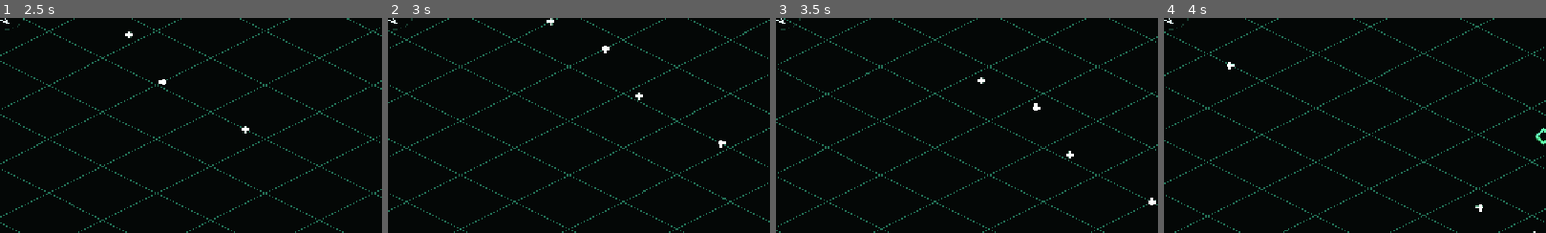
Above: before the commit, frames 1-4 (left to right).
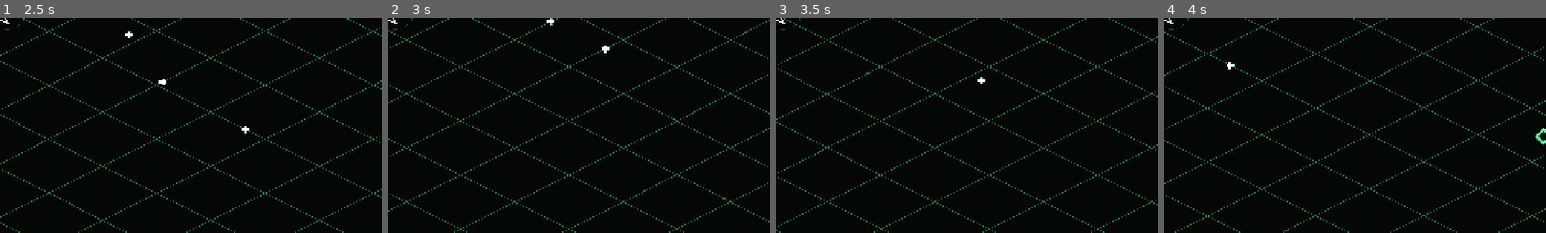
Above: after the commit, the same moments.

Repository: seanperkins/rootkit-game
Game: Godot game, scene res://scenes/main.tscn
The game is run twice, just before and just after one commit, with the same random seed, the same clock (stepped at 60 frames per second) and the same inputs.
Inputs:
- Up to frame 1 (2.5 s): click "./intrude --subnet 01 [ENTER]" at 0.5 s; tap Enter at 1.25, 1.35 s; hold D 1.28-2.03 s; hold S from 2.03 s (still down); tap Keypad Enter at 2.1 s
- Up to frame 2 (3 s): release S at 2.78 s; hold D from 2.78 s (still down); tap R at 2.85 s
- Up to frame 3 (3.5 s): keep holding D
- Up to frame 4 (4 s): release D at 3.53 s; hold W from 3.53 s (still down); tap Enter at 3.6 s
The pictures show only the part of the screen within x 50-100%, y 50-100%; the shares and areas given below are measured in that part.

Frame 1 is identical in both runs. In frame 2, less than 0.1% of the frame differs, in the area x 64-89%, y 34-61%; in frame 3, 0.1%, in the area x 67-100%, y 39-88%; in frame 4, less than 0.1%.

Commit message:
feat: packet travel distance replaces the player-relative cull
_proj_dist_left is now the only lifetime bound on a projectile. The old
1600-unit test measured distance FROM THE PLAYER, so fleeing at a legal buffed
clock_speed could cull a max-reach packet early and make reach silently inert
exactly when you run away. Max travel is 832px, so projectiles live shorter than
before, not longer.

Travel expiry marks a projectile dead in step 2, which is the first time a dead
projectile can reach _step6_detect — hence the new state guard there. Both
manual seeding sites initialise the array; a resized PackedFloat32Array gives
0.0, which would expire every stress projectile and quietly lighten the gate.

test_travel.gd counts its own assertions: a GDScript runtime error aborts the
enclosing function without failing the suite, so a file whose checks never run
reports PASS while testing nothing — the same blindness that hid save_game:168.

Diff:
--- a/scripts/run/run.gd
+++ b/scripts/run/run.gd
@@ -126,6 +126,12 @@
 var _proj_owner: PackedInt32Array
 var _proj_pierce: PackedInt32Array
 var _proj_last: PackedInt32Array
+## Remaining flight distance. This is the ONLY lifetime bound on a projectile.
+## The old player-relative 1600-unit cull is gone: it was measured FROM THE
+## PLAYER, so fleeing at a legal buffed clock_speed could cull a max-reach packet
+## early and make reach silently inert exactly when you run away. Max travel is
+## 832px, so projectiles now live shorter than they used to, not longer.
+var _proj_dist_left: PackedFloat32Array
 var _worm_id: PackedInt32Array
 var _worm_seg: PackedInt32Array
 var _worm_trail := {}          # worm id -> PackedVector2Array ring buffer
@@ -176,6 +182,7 @@
 	_proj_owner = PackedInt32Array(); _proj_owner.resize(MAX_PROJECTILES)
 	_proj_pierce = PackedInt32Array(); _proj_pierce.resize(MAX_PROJECTILES)
 	_proj_last = PackedInt32Array(); _proj_last.resize(MAX_PROJECTILES)
+	_proj_dist_left = PackedFloat32Array(); _proj_dist_left.resize(MAX_PROJECTILES)
 	_worm_id = PackedInt32Array(); _worm_id.resize(MAX_ENEMIES)
 	_worm_seg = PackedInt32Array(); _worm_seg.resize(MAX_ENEMIES)
 	_order = PackedInt32Array(); _order.resize(MAX_ENEMIES)
@@ -397,6 +404,13 @@
 		enemies.vel[i] = (enemies.pos[i] - prev) / maxf(dt, 0.0001)
 	for i in projectiles.count:
 		projectiles.pos[i] += projectiles.vel[i] * dt
+		# Population stores no scalar speed, so the step is the velocity's
+		# length: one sqrt per live projectile per tick, bounded by
+		# MAX_PROJECTILES. This is the first thing that can mark a projectile
+		# dead in step 2, which is why _step6_detect needs its state guard.
+		_proj_dist_left[i] -= projectiles.vel[i].length() * dt
+		if _proj_dist_left[i] <= 0.0:
+			projectiles.state[i] = Population.DEAD
 	for i in botnet.count:
 		_botnet_life[i] -= dt
 	_age_fx(dt)
@@ -564,6 +578,7 @@
 				_proj_owner[pi] = ei
 				_proj_pierce[pi] = r.pierce
 				_proj_last[pi] = -1
+				_proj_dist_left[pi] = maxf(r.travel, 1.0)
 
 func _hit(ei: int, r: ResolvedExploit, target: int) -> void:
 	if target < 0 or target >= enemies.count:
@@ -589,6 +604,11 @@
 	# test re-hits the same enemy every tick it overlaps, so damage would scale
 	# INVERSELY with projectile speed and pierce would have no meaning.
 	for i in projectiles.count:
+		# Travel expiry marks projectiles dead back in step 2, so a dead one can
+		# reach this loop — it could not before, and without this guard it still
+		# lands a hit on its expiry tick.
+		if projectiles.state[i] != Population.ALIVE:
+			continue
 		var n := grid.query_radius_into(projectiles.pos[i],
 			PROJECTILE_RADIUS + ENEMY_RADIUS, _buf, Grid.M_ENEMY)
 		for k in mini(n, _buf.size()):
@@ -769,9 +789,7 @@
 			i += 1
 	i = 0
 	while i < projectiles.count:
-		var p := projectiles.pos[i]
-		if projectiles.state[i] != Population.ALIVE \
-				or p.distance_squared_to(player_pos) > 1600.0 * 1600.0:
+		if projectiles.state[i] != Population.ALIVE:
 			# Population.despawn swap-removes the tail into slot i, so every
 			# parallel array must move with it. Omitting this let a surviving
 			# projectile inherit a dead one's owner exploit (wrong damage and
@@ -780,6 +798,7 @@
 			_proj_owner[i] = _proj_owner[last]
 			_proj_pierce[i] = _proj_pierce[last]
 			_proj_last[i] = _proj_last[last]
+			_proj_dist_left[i] = _proj_dist_left[last]
 			projectiles.despawn(i)
 		else:
 			i += 1
--- a/tests/perf_milestone0.gd
+++ b/tests/perf_milestone0.gd
@@ -181,6 +181,10 @@
 			run._proj_owner[pi] = 0
 			run._proj_pierce[pi] = 9999
 			run._proj_last[pi] = -1
+			# A resized PackedFloat32Array gives 0.0, which would expire every
+			# stress projectile on its first integration pass and silently make
+			# this gate measure a much lighter workload.
+			run._proj_dist_left[pi] = 99999.0
 	while run.shards.count < run.MAX_SHARDS:
 		var a3 := rng.randf() * TAU
 		run.shards.spawn(run.player_pos + Vector2(cos(a3), sin(a3)) * rng.randf_range(300.0, 900.0),
--- /dev/null
+++ b/tests/test_travel.gd
@@ -0,0 +1,167 @@
+extends SceneTree
+
+## travel is the ONLY lifetime bound on a projectile. The old 1600-unit test was
+## measured from the PLAYER, so a fleeing player could push a legal max-reach
+## packet past it and make reach silently inert exactly when you run away.
+## Keeping both bounds is what broke an earlier revision of the design.
+
+const DT := 1.0 / 60.0
+
+## Every assertion this file is supposed to make. A GDScript runtime error aborts
+## the enclosing function without failing the suite, so a file whose _check calls
+## never execute reports PASS while testing nothing — the exact blindness that
+## hid the save_game.gd:168 bug. Counting the checks makes that loud.
+const EXPECTED_CHECKS := 8
+
+var failures := 0
+var checks := 0
+
+func _initialize() -> void:
+	SaveGame.use_test_paths()
+	SaveGame.use_fresh_state()
+	print("ROOTKIT — packet travel\n")
+	await process_frame
+	travel_outranges_acquisition()
+	await expires_at_travel_distance()
+	await player_distance_no_longer_culls()
+	await expired_projectile_lands_no_hit()
+	await swap_remove_carries_distance()
+	print("")
+	if checks != EXPECTED_CHECKS:
+		print("  FAIL — ran %d checks, expected %d (a function aborted early)"
+			% [checks, EXPECTED_CHECKS])
+		failures += 1
+	if failures == 0: print("  PASS — all cases")
+	else: print("  FAIL — %d assertion(s)" % failures)
+	quit(1 if failures > 0 else 0)
+
+func _check(label: String, got, want) -> void:
+	checks += 1
+	if got == want or (got is float and want is float and abs(got - want) < 1e-5):
+		print("  ok    %s" % label)
+	else:
+		print("  FAIL  %s — got %s, want %s" % [label, got, want])
+		failures += 1
+
+func _bare_run() -> Node2D:
+	var run: Node2D = load("res://scenes/run.tscn").instantiate()
+	root.add_child(run)
+	await process_frame
+	run.input_override = Vector2.ZERO
+	run.director.elapsed = 999.0
+	run.director.boss_spawned = true
+	while run.enemies.count > 0:
+		run.enemies.despawn(run.enemies.count - 1)
+	while run.projectiles.count > 0:
+		run.projectiles.despawn(run.projectiles.count - 1)
+	# Silence the starting exploit. A PACKET with no target still spawns, aimed
+	# at Vector2.RIGHT, so a run left armed keeps replenishing the pool and any
+	# "how long did this projectile live" measurement never terminates.
+	run.loadout.exploits.clear()
+	run._recompile()
+	return run
+
+## Packets acquire targets within VIEW_RANGE, so a travel shorter than that would
+## make them fall short of targets they are allowed to shoot at — the inert-stat
+## bug in a new place.
+func travel_outranges_acquisition() -> void:
+	var t := ModuleTable.by_id()
+	var ex := Exploit.new()
+	ex.place(t[&"packet"]); ex.place(t[&"interval"])
+	var r := Compiler.build(ex)
+	_check("base travel outranges target acquisition", r.travel > 620.0, true)
+	_check("max travel stays well under the old 1600 bound",
+		Compiler.build(ex, {&"reach": 1.30}).travel < 1600.0, true)
+
+## The projectile dies at its travel distance and not before.
+func expires_at_travel_distance() -> void:
+	var run := await _bare_run()
+	var t := ModuleTable.by_id()
+	var ex := Exploit.new()
+	ex.place(t[&"packet"]); ex.place(t[&"interval"])
+	var r := Compiler.build(ex)
+	var expected_ticks: int = int(r.travel / r.projectile_speed / DT)
+
+	var pi: int = run.projectiles.spawn(run.player_pos,
+		Vector2.RIGHT * r.projectile_speed, 1.0, run.PROJECTILE_RADIUS, 0)
+	run._proj_owner[pi] = 0
+	run._proj_pierce[pi] = 0
+	run._proj_last[pi] = -1
+	run._proj_dist_left[pi] = r.travel
+
+	var lived := 0
+	for tick in expected_ticks * 3:
+		run._physics_process(DT)
+		if run.projectiles.count == 0:
+			break
+		lived += 1
+	_check("packet survives most of its travel", lived > expected_ticks - 5, true)
+	_check("packet does not outlive its travel", lived < expected_ticks + 5, true)
+	run.queue_free()
+	await process_frame
+
+## The decisive test for the cull replacement: teleport the player far beyond the
+## old 1600-unit bound and the projectile must survive, because distance from the
+## player is no longer what kills it.
+func player_distance_no_longer_culls() -> void:
+	var run := await _bare_run()
+	var pi: int = run.projectiles.spawn(run.player_pos, Vector2.RIGHT * 420.0,
+		1.0, run.PROJECTILE_RADIUS, 0)
+	run._proj_owner[pi] = 0
+	run._proj_pierce[pi] = 0
+	run._proj_last[pi] = -1
+	run._proj_dist_left[pi] = 640.0
+
+	run.player_pos += Vector2(3000.0, 0.0)
+	run._physics_process(DT)
+	_check("distance from the player no longer culls a projectile",
+		run.projectiles.count, 1)
+	run.queue_free()
+	await process_frame
+
+## Travel expiry marks a projectile dead in step 2, so a dead projectile reaches
+## _step6_detect for the first time. Without the state guard it still lands a hit
+## on its expiry tick.
+func expired_projectile_lands_no_hit() -> void:
+	var run := await _bare_run()
+	var target: int = run.enemies.spawn(run.player_pos + Vector2(200.0, 0.0),
+		Vector2.ZERO, 99999.0, run.ENEMY_RADIUS, 0)
+	var hp_before: float = run.enemies.integrity[target]
+
+	# Stranded exactly on top of the enemy with nothing left to fly.
+	var pi: int = run.projectiles.spawn(run.enemies.pos[target], Vector2.ZERO,
+		1.0, run.PROJECTILE_RADIUS, 0)
+	run._proj_owner[pi] = 0
+	run._proj_pierce[pi] = 9999
+	run._proj_last[pi] = -1
+	run._proj_dist_left[pi] = 0.0
+
+	run._physics_process(DT)
+	_check("an expired projectile lands no hit",
+		run.enemies.integrity[target] >= hp_before, true)
+	run.queue_free()
+	await process_frame
+
+## Population.despawn swap-removes the tail into slot i, so every parallel array
+## must move with it. The codebase already lost this bug once for _proj_owner.
+func swap_remove_carries_distance() -> void:
+	var run := await _bare_run()
+	# Zero velocity so no distance is consumed and the numbers stay exact.
+	var a: int = run.projectiles.spawn(run.player_pos, Vector2.ZERO, 1.0,
+		run.PROJECTILE_RADIUS, 0)
+	run._proj_owner[a] = 0; run._proj_pierce[a] = 0; run._proj_last[a] = -1
+	run._proj_dist_left[a] = 100.0
+	var b: int = run.projectiles.spawn(run.player_pos + Vector2(50.0, 0.0),
+		Vector2.ZERO, 1.0, run.PROJECTILE_RADIUS, 0)
+	run._proj_owner[b] = 1; run._proj_pierce[b] = 0; run._proj_last[b] = -1
+	run._proj_dist_left[b] = 900.0
+
+	# Kill the head; the tail swaps down into its slot.
+	run.projectiles.state[a] = Population.DEAD
+	run._physics_process(DT)
+
+	_check("one projectile survives the recycle", run.projectiles.count, 1)
+	_check("the survivor kept its own remaining distance",
+		run._proj_dist_left[0], 900.0)
+	run.queue_free()
+	await process_frame
--- a/tools/fps_probe.gd
+++ b/tools/fps_probe.gd
@@ -67,7 +67,7 @@
 	while run.projectiles.count < run.MAX_PROJECTILES:
 		var a2 := rng.randf()*TAU
 		var pi: int = run.projectiles.spawn(run.player_pos + Vector2(cos(a2),sin(a2))*200.0, Vector2(cos(a2),sin(a2))*300.0, 1.0, run.PROJECTILE_RADIUS, 0)
-		if pi >= 0: run._proj_owner[pi]=0; run._proj_pierce[pi]=9999; run._proj_last[pi]=-1
+		if pi >= 0: run._proj_owner[pi]=0; run._proj_pierce[pi]=9999; run._proj_last[pi]=-1; run._proj_dist_left[pi]=99999.0
 	while run.shards.count < run.MAX_SHARDS:
 		var a3 := rng.randf()*TAU
 		run.shards.spawn(run.player_pos + Vector2(cos(a3),sin(a3))*rng.randf_range(300,900), Vector2.ZERO, 1.0, 4.0, 0)
